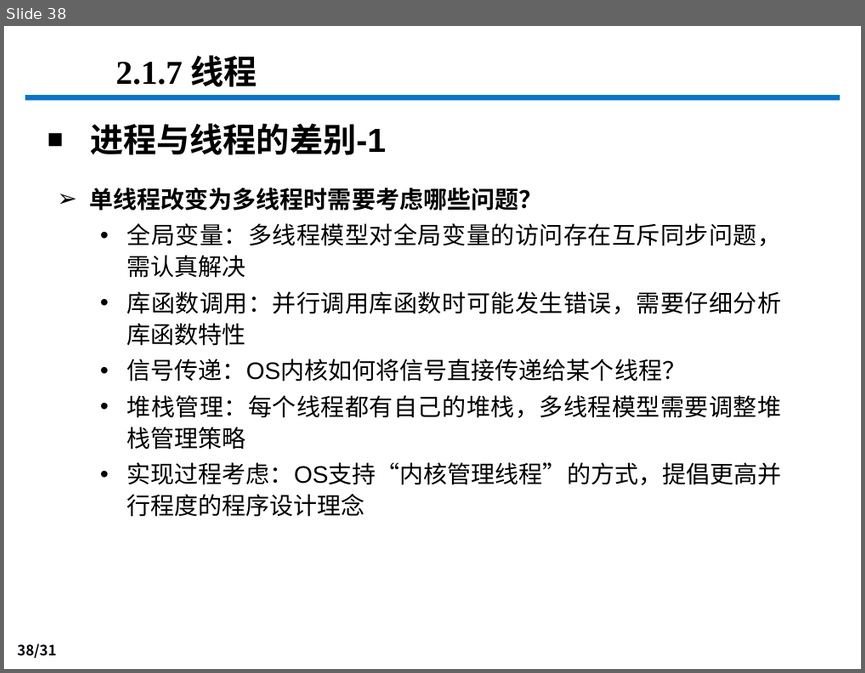
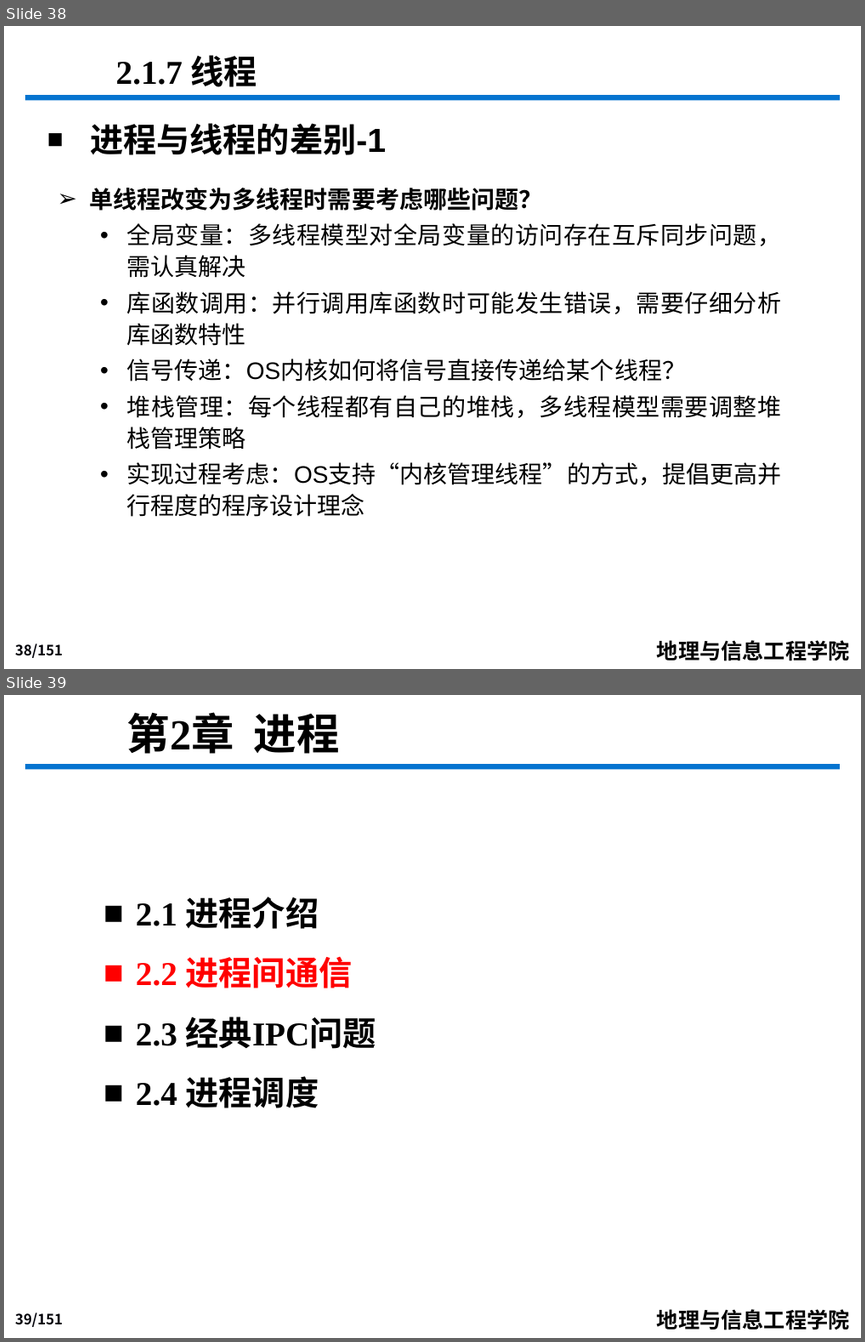
Before and after one commit to djzgroup/djzgroup.github.io, a slide deck: course/os/cha_2_process.pptx. Shown one above the other, each under a label of ours: slide 38 before the commit, slides 38 and 39 after it. The pictures are 865x673 and 865x1342 pixels, drawn with LibreOffice and Linux fonts; fonts in the diff are those of the drawing; background and template pictures are left out. Boxes give left, top, right and bottom in pixels: in the first picture for what was removed or moved away, otherwise in the second. Text is boxed around its words. In the diff, an @@ line names an element or a change of style, - is before the commit and + after.

```diff
--- a/course/os/cha_2_process.pptx
+++ b/course/os/cha_2_process.pptx
@@ slide 39 added at (4,695,861,1338), background #FFFFFF; not listed: 3 template elements that a slide beside it also shows @@
@@ text added at (127,712,340,754), 36 pt, text #000000, bold @@
+第2章 进程
@@ text added at (136,896,376,1108), 28 pt, text #000000, bold @@
+■ 2.1 进程介绍
+■ 2.2 进程间通信
+■ 2.3 经典IPC问题
+■ 2.4 进程调度
@@ slide 38 changed as well @@
@@ page number at (15,643,63,658): text changed @@
-38/31
+38/151
@@ text added at (657,640,850,661), 18 pt, text #000000, bold @@
+地理与信息工程学院
```
Also in this commit, not shown: 37 other slides changed, 112 other slides added, 1 slide removed.
